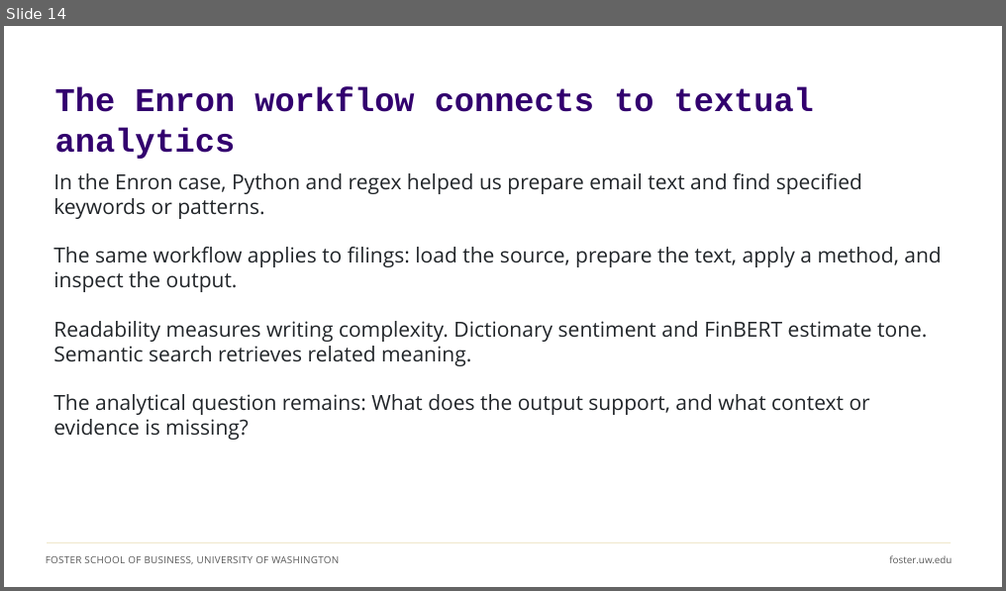
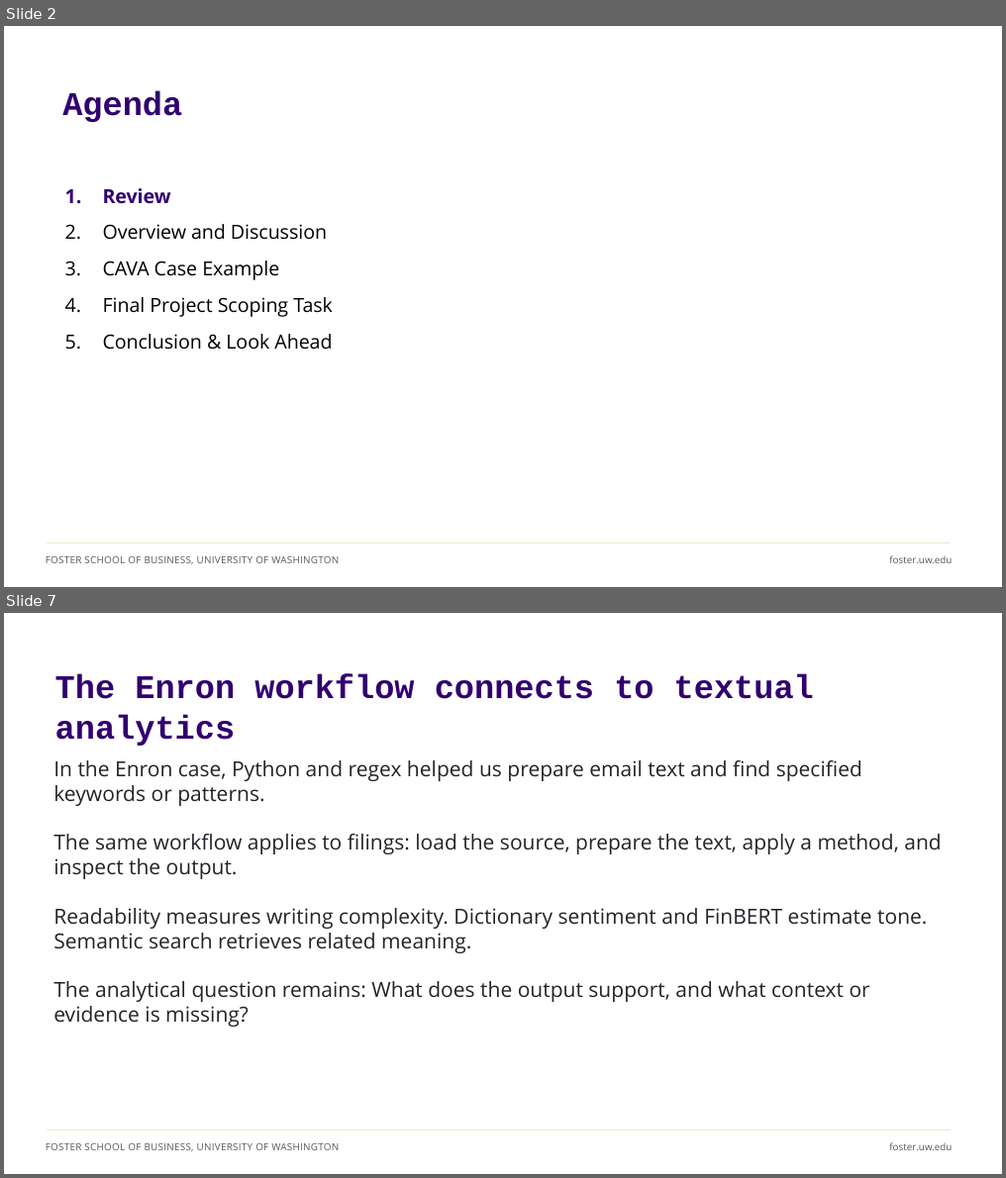
Before and after one commit to ashercurtis/slides.io, a slide deck: ACCTG522/ACCTG522Class08_2026.pptx. Shown one above the other, each under a label of ours: slide 14 before the commit, slides 2 and 7 after it; the slides between them are not shown. The pictures are 1006x591 and 1006x1178 pixels, drawn with LibreOffice and Linux fonts; fonts in the diff are those of the drawing. Boxes give left, top, right and bottom in pixels: in the first picture for what was removed or moved away, otherwise in the second. Text is boxed around its words. In the diff, an @@ line names an element or a change of style, - is before the commit and + after.

```diff
--- a/ACCTG522/ACCTG522Class08_2026.pptx
+++ b/ACCTG522/ACCTG522Class08_2026.pptx
@@ slide 2 added at box(4, 26, 1002, 587), background #FFFFFF; not listed: 3 template elements that a slide beside it also shows @@
@@ title added at box(62, 90, 182, 122), 32 pt, text #32006E, bold @@
+Agenda
@@ text added at box(103, 188, 333, 350), 18.7 pt, text #000000 @@
+1. Review
+2. Overview and Discussion
+3. CAVA Case Example
+4. Final Project Scoping Task
+5. Conclusion & Look Ahead
@@ what was slide 14 is now slide 7 @@
```
Also in this commit, not shown: 5 slides changed, 7 other slides added, 27 slides removed.
